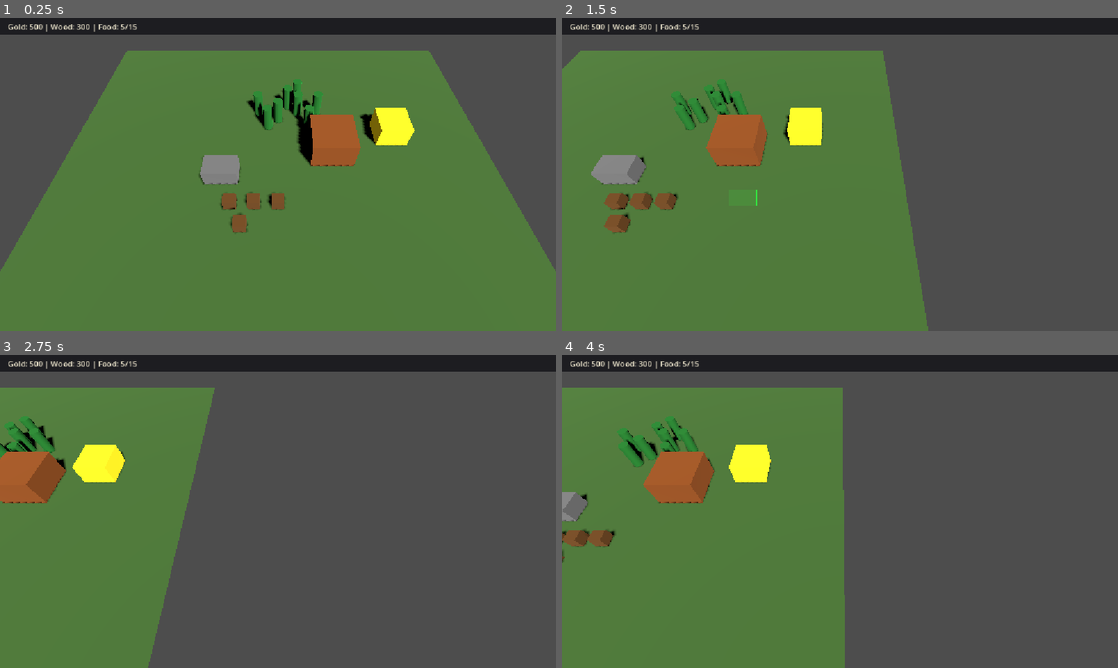
Above: before the commit, frames 1-4 (two rows, left to right).
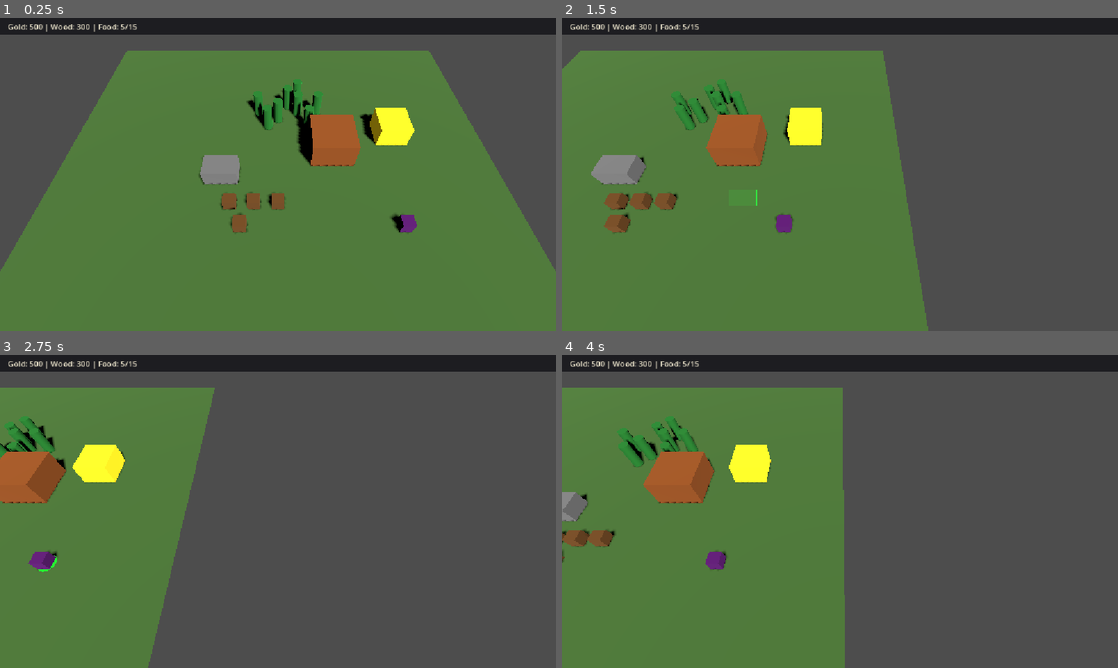
Above: after the commit, the same moments.

Repository: nplvkntx/endless-battle
Game: Godot game, scene res://scenes/main.tscn
The game is run twice, just before and just after one commit, with the same random seed, the same clock (stepped at 60 frames per second) and the same inputs.
Inputs (mouse positions are in pixels of both pictures, inside the frame that each line leads up to):
- Up to frame 1 (0.25 s): no input
- Up to frame 2 (1.5 s): tap Enter at 0.5 s; move the mouse to (962, 158) at 0.52 s; hold Right (ui_right) 0.53-1.25 s; tap B at 0.6 s; click (962, 158) at 0.67 s; drag from (728, 190) to (812, 237) at 1.27 s
- Up to frame 3 (2.75 s): move the mouse to (333, 442) at 2.02 s; hold Right (ui_right) from 2.03 s (still down); tap B at 2.1 s
- Up to frame 4 (4 s): release Right (ui_right) at 2.75 s; drag from (812, 574) to (673, 464) at 2.77 s; move the mouse to (1006, 558) at 3.52 s; hold Left (ui_left) from 3.53 s (still down); tap B at 3.6 s

The runs differ from the first frame. In frame 1, 0.2% of the frame differs, in the area x 70-75%, y 62-69%; in frame 2, 0.2%; in frame 3, 0.3%, in the area x 5-11%, y 62-70%; in frame 4, 0.2%.

Commit message:
Add enemy dummy

Diff:
--- a/scenes/main.tscn
+++ b/scenes/main.tscn
@@ -12,6 +12,7 @@
 [ext_resource type="PackedScene" path="res://scenes/resources/gold_mine.tscn" id="8_gold_mine"]
 [ext_resource type="PackedScene" path="res://scenes/resources/tree.tscn" id="9_tree"]
 [ext_resource type="PackedScene" path="res://scenes/buildings/farm.tscn" id="10_farm"]
+[ext_resource type="PackedScene" path="res://scenes/units/enemy_dummy.tscn" id="14_enemy_dummy"]
 
 [sub_resource type="StyleBoxFlat" id="StyleBoxFlat_resource_bar"]
 bg_color = Color(0.08, 0.08, 0.1, 0.85)
@@ -171,6 +172,9 @@
 [node name="GoldMine" parent="." instance=ExtResource("8_gold_mine")]
 transform = Transform3D(1, 0, 0, 0, 1, 0, 0, 0, 1, 11, 1, -5)
 
+[node name="EnemyDummy" parent="." instance=ExtResource("14_enemy_dummy")]
+transform = Transform3D(1, 0, 0, 0, 1, 0, 0, 0, 1, 10, 0.5, 5)
+
 [node name="Tree" parent="." instance=ExtResource("9_tree")]
 transform = Transform3D(1, 0, 0, 0, 1, 0, 0, 0, 1, 0, 1.25, -7)
 
--- /dev/null
+++ b/scenes/units/enemy_dummy.tscn
@@ -0,0 +1,40 @@
+[gd_scene format=3 uid="uid://dxexovy4airee"]
+
+[ext_resource type="Script" path="res://scripts/units/enemy_dummy.gd" id="1_enemy_dummy"]
+
+[sub_resource type="StandardMaterial3D" id="StandardMaterial3D_enemy"]
+albedo_color = Color(0.45, 0.1, 0.55, 1)
+
+[sub_resource type="StandardMaterial3D" id="StandardMaterial3D_selection"]
+shading_mode = 0
+cull_mode = 2
+albedo_color = Color(0.15, 0.95, 0.2, 1)
+emission_enabled = true
+emission = Color(0.1, 0.85, 0.15, 1)
+
+[sub_resource type="CylinderMesh" id="CylinderMesh_selection"]
+top_radius = 0.72
+bottom_radius = 0.72
+height = 0.03
+
+[sub_resource type="BoxMesh" id="BoxMesh_visual"]
+size = Vector3(1, 1, 1)
+
+[sub_resource type="BoxShape3D" id="BoxShape3D_body"]
+size = Vector3(1, 1, 1)
+
+[node name="EnemyDummy" type="CharacterBody3D" groups=["enemies", "units"]]
+script = ExtResource("1_enemy_dummy")
+
+[node name="MeshInstance3D" type="MeshInstance3D" parent="."]
+mesh = SubResource("BoxMesh_visual")
+surface_material_override/0 = SubResource("StandardMaterial3D_enemy")
+
+[node name="SelectionIndicator" type="MeshInstance3D" parent="."]
+transform = Transform3D(1, 0, 0, 0, 1, 0, 0, 0, 1, 0, -0.47, 0)
+visible = false
+mesh = SubResource("CylinderMesh_selection")
+surface_material_override/0 = SubResource("StandardMaterial3D_selection")
+
+[node name="CollisionShape3D" type="CollisionShape3D" parent="."]
+shape = SubResource("BoxShape3D_body")
--- /dev/null
+++ b/scripts/units/enemy_dummy.gd
@@ -0,0 +1,12 @@
+class_name EnemyDummy
+extends Unit
+
+## Stationary enemy placeholder for future combat features.
+
+
+func set_movement_target(_target: Vector3) -> void:
+	pass
+
+
+func _physics_process(_delta: float) -> void:
+	velocity = Vector3.ZERO
Not shown, added: scripts/units/enemy_dummy.gd.uid
